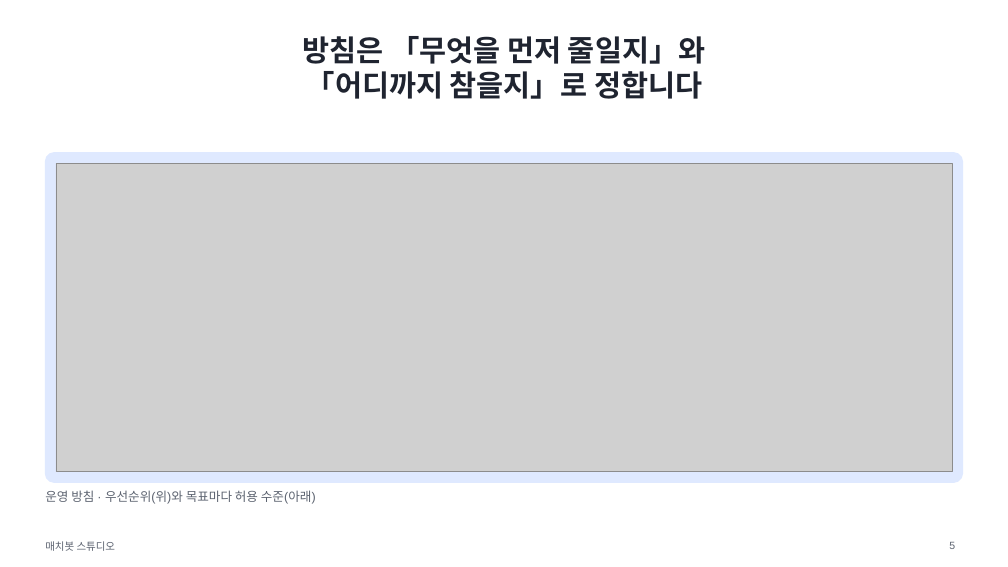
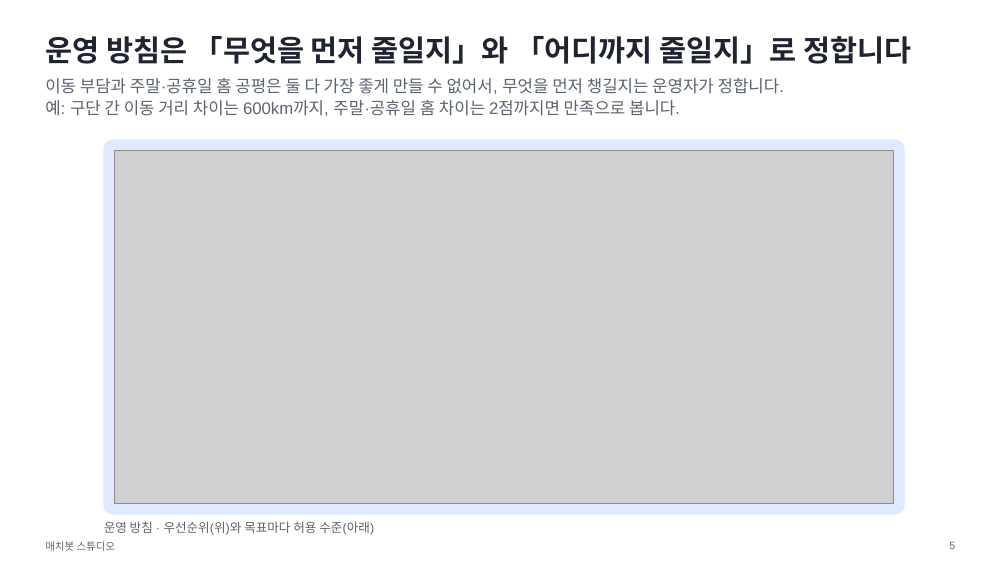
Before and after one commit to drimdrim2002/kbo-scheduler, a slide deck: slide 5 of docs/deck/matchbot-talk.pptx. Drawn at 1008x567 pixels with LibreOffice and Linux fonts; fonts in the diff are those of the drawing; grey boxes stand for pictures. Boxes give left, top, right and bottom in pixels: in the first picture for what was removed or moved away, otherwise in the second. Text is boxed around its words. In the diff, an @@ line names an element or a change of style, - is before the commit and + after.

```diff
--- a/docs/deck/matchbot-talk.pptx
+++ b/docs/deck/matchbot-talk.pptx
@@ title at (x1=45, y1=36, x2=912, y2=64): text changed @@
-방침은 「무엇을 먼저 줄일지」와
-「어디까지 참을지」로 정합니다
+운영 방침은 「무엇을 먼저 줄일지」와 「어디까지 줄일지」로 정합니다
@@ text added at (x1=45, y1=78, x2=784, y2=116), 16 pt, text #5C6370 @@
+이동 부담과 주말·공휴일 홈 공평은 둘 다 가장 좋게 만들 수 없어서, 무엇을 먼저 챙길지는 운영자가 정합니다.
+예: 구단 간 이동 거리 차이는 600km까지, 주말·공휴일 홈 차이는 2점까지면 만족으로 봅니다.
@@ rounded rectangle resized from (x1=45, y1=153, x2=963, y2=482) to (x1=104, y1=140, x2=904, y2=514) @@
@@ rounded rectangle at (x1=104, y1=140, x2=904, y2=514): proportions changed @@
@@ picture resized from (x1=56, y1=163, x2=952, y2=472) to (x1=114, y1=150, x2=894, y2=504) @@
@@ text "운영 방침 · 우선순위(위)와 목표마다 ..." moved from (x1=45, y1=490, x2=316, y2=504) to (x1=104, y1=521, x2=374, y2=535) @@
```
Also in this commit, not shown: 7 other slides changed, 4 slides added, 6 slides removed, 9 other files.
